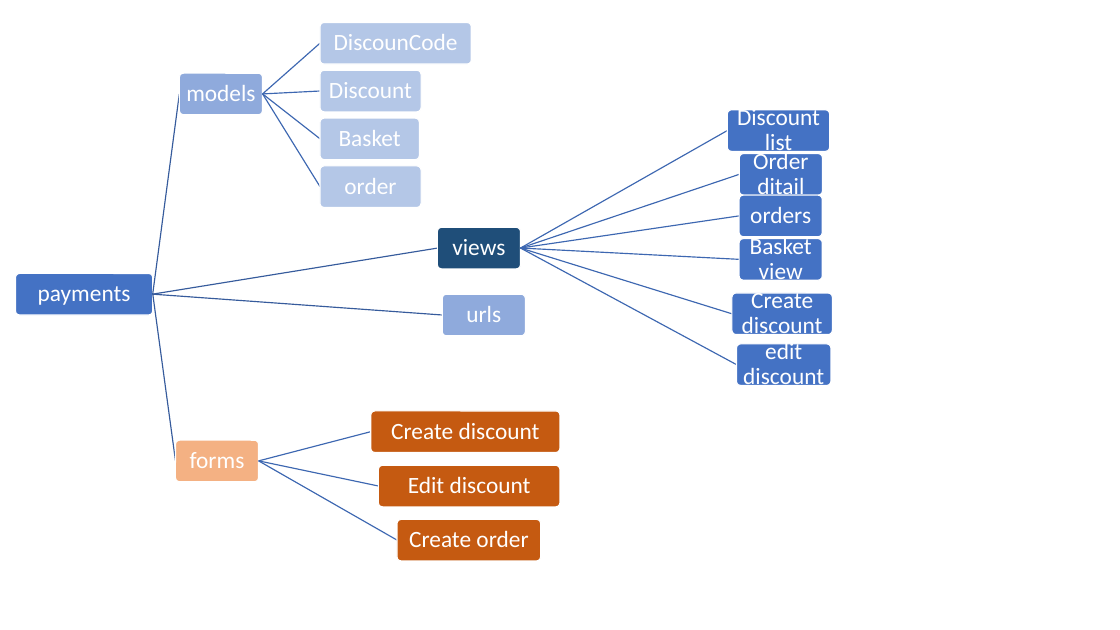
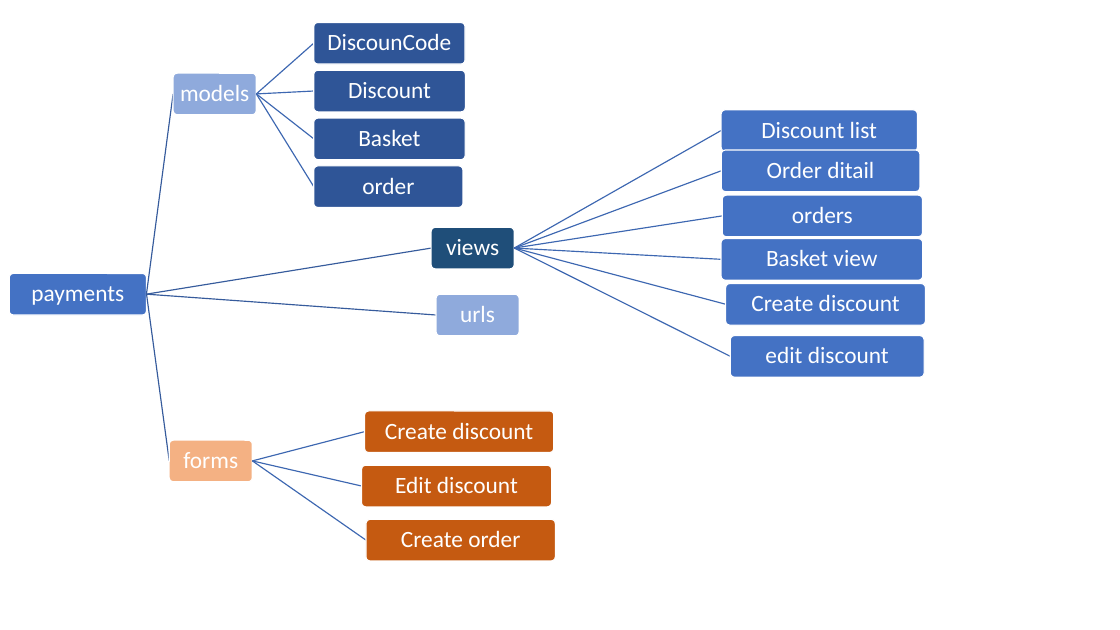
Before and after one commit to FatemehRahmanzadeh/Book_store_Persian_rtl, a slide deck: slide 20 of preview.pptx. Drawn at 1120x630 pixels with LibreOffice and Linux fonts; fonts in the diff are those of the drawing. Boxes give left, top, right and bottom in pixels: in the first picture for what was removed or moved away, otherwise in the second. Text is boxed around its words. In the diff, an @@ line names an element or a change of style, - is before the commit and + after.

Commit message:
change erd and some models, add slugs

```diff
--- a/preview.pptx
+++ b/preview.pptx
@@ 10 freeform shapes, 7 texts, 7 rounded rectangles: place and size @@
-10 freeform shapes, 7 texts, 7 rounded rectangles at bbox=[15, 23, 727, 481]
+10 freeform shapes, 7 texts, 7 rounded rectangles at bbox=[9, 23, 722, 481]
@@ rounded rectangle: place and size @@
-rounded rectangle at bbox=[320, 71, 421, 112]
+rounded rectangle at bbox=[314, 71, 466, 112]
@@ text "Discount": place and size @@
-text "Discount" at bbox=[329, 82, 412, 98]
+text "Discount" at bbox=[348, 82, 431, 98]
@@ fill #B4C7E7 to #2F5597 in 4 elements at bbox=[314, 23, 465, 64], bbox=[314, 166, 464, 207], bbox=[314, 71, 466, 112], bbox=[314, 118, 465, 160] @@
@@ rounded rectangle: place and size @@
-rounded rectangle at bbox=[320, 118, 419, 160]
+rounded rectangle at bbox=[314, 118, 465, 160]
@@ text "Basket": place and size @@
-text "Basket" at bbox=[339, 130, 401, 146]
+text "Basket" at bbox=[358, 129, 420, 146]
@@ rounded rectangle: place and size @@
-rounded rectangle at bbox=[728, 110, 830, 151]
+rounded rectangle at bbox=[721, 110, 918, 151]
@@ text "Discount list" rewrapped from bbox=[737, 105, 820, 157] to bbox=[761, 122, 877, 138] @@
@@ rounded rectangle: place and size @@
-rounded rectangle at bbox=[320, 166, 421, 207]
+rounded rectangle at bbox=[314, 166, 464, 207]
@@ text "order": place and size @@
-text "order" at bbox=[344, 178, 396, 194]
+text "order" at bbox=[362, 177, 414, 194]
@@ freeform shape at bbox=[514, 171, 722, 249]: rotation 341 to 339 degrees; outline redrawn @@
@@ rounded rectangle: place and size @@
-rounded rectangle at bbox=[739, 154, 823, 195]
+rounded rectangle at bbox=[722, 150, 920, 192]
@@ text "Order ditail" rewrapped from bbox=[753, 149, 808, 196] to bbox=[767, 162, 874, 178] @@
@@ text "orders": place and size @@
-text "orders" at bbox=[750, 207, 811, 223]
+text "orders" at bbox=[792, 207, 853, 223]
@@ rounded rectangle: place and size @@
-rounded rectangle at bbox=[739, 195, 823, 236]
+rounded rectangle at bbox=[723, 195, 923, 236]
@@ freeform shape: place and size @@
-freeform shape at bbox=[520, 216, 739, 249]
+freeform shape at bbox=[515, 216, 723, 249]
@@ rounded rectangle: place and size @@
-rounded rectangle at bbox=[739, 239, 823, 280]
+rounded rectangle at bbox=[721, 239, 923, 280]
@@ text "Basket view" rewrapped from bbox=[750, 236, 812, 285] to bbox=[766, 250, 877, 266] @@
@@ freeform shape at bbox=[514, 248, 731, 357]: rotation 28 to 26 degrees; outline redrawn @@
@@ freeform shape at bbox=[514, 248, 726, 305]: rotation 17 to 14 degrees; outline redrawn @@
@@ freeform shape: place and size @@
-freeform shape at bbox=[521, 247, 740, 259]
+freeform shape at bbox=[514, 247, 722, 259]
@@ rounded rectangle: place and size @@
-rounded rectangle at bbox=[732, 293, 833, 334]
+rounded rectangle at bbox=[726, 284, 926, 325]
@@ text "Create discount" rewrapped from bbox=[742, 289, 823, 340] to bbox=[751, 295, 900, 311] @@
@@ rounded rectangle: place and size @@
-rounded rectangle at bbox=[737, 344, 831, 385]
+rounded rectangle at bbox=[730, 336, 924, 377]
@@ text "edit discount" rewrapped from bbox=[743, 339, 824, 391] to bbox=[765, 347, 889, 363] @@
@@ freeform shape at bbox=[253, 460, 362, 486]: rotation 11 to 13 degrees; outline redrawn @@
@@ freeform shape at bbox=[253, 460, 367, 540]: rotation 29 to 34 degrees; outline redrawn @@
@@ rounded rectangle: place and size @@
-rounded rectangle at bbox=[379, 465, 560, 507]
+rounded rectangle at bbox=[361, 465, 551, 507]
@@ text "Edit discount": place and size @@
-text "Edit discount" at bbox=[408, 476, 531, 493]
+text "Edit discount" at bbox=[395, 476, 518, 493]
@@ rounded rectangle: place and size @@
-rounded rectangle at bbox=[397, 519, 541, 560]
+rounded rectangle at bbox=[366, 519, 555, 560]
@@ text "Create order": place and size @@
-text "Create order" at bbox=[409, 530, 528, 547]
+text "Create order" at bbox=[401, 530, 520, 547]
```
Also in this commit, not shown: 2 other slides changed, 25 other files.
